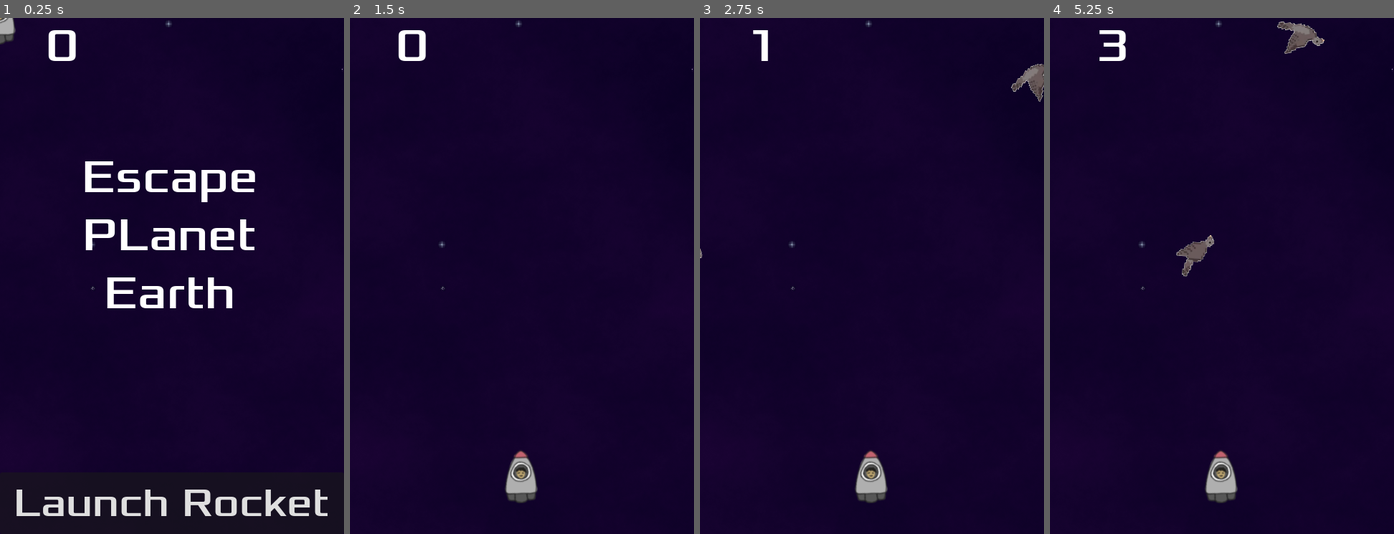
Above: before the commit, frames 1-4 (left to right).
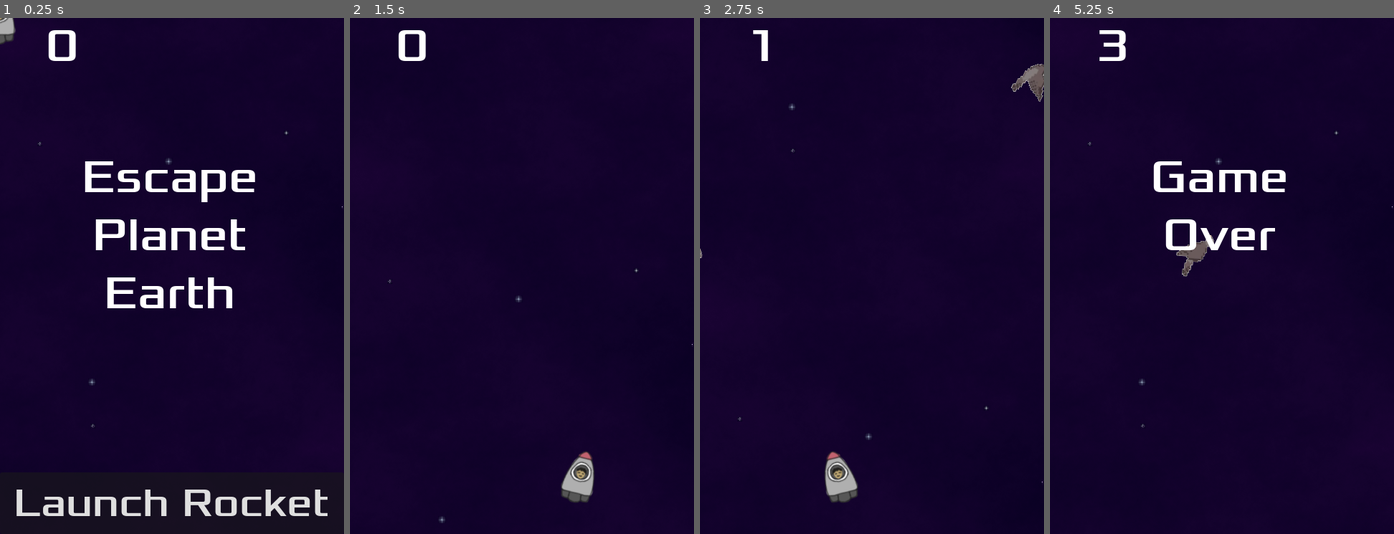
Above: after the commit, the same moments.

Repository: siddydutta/DYHTG-2024-SpaceEscape
Game: Godot game, scene res://main.tscn
Two runs of this game, one before a commit and one after it. Both use one fixed random seed, a clock stepped at 60 frames per second and the inputs below.
Inputs:
- Up to frame 1 (0.25 s): no input
- Up to frame 2 (1.5 s): click "Launch Rocket" at 0.5 s; hold Right (move_right) from 1.28 s (still down)
- Up to frame 3 (2.75 s): release Right (move_right) at 2.03 s; hold Left (move_left) from 2.03 s (still down)
- Up to frame 4 (5.25 s): release Left (move_left) at 2.78 s; hold Right (move_right) 2.78-4.28 s; hold Left (move_left) from 4.28 s (still down)

The runs differ from the first frame. In frame 1, 1.5% of the frame differs, in the area x 11-100%, y 0-80%; in frame 2, 1.5%; in frame 3, 1.5%; in frame 4, 2.9%, in the area x 11-100%, y 0-95%.

Commit message:
adding scrolling shader to background

Diff:
--- a/hud.tscn
+++ b/hud.tscn
@@ -22,7 +22,7 @@
 theme_override_fonts/font = ExtResource("1_58que")
 theme_override_font_sizes/font_size = 64
 text = "Escape
-PLanet
+Planet
 Earth"
 horizontal_alignment = 1
 autowrap_mode = 2
--- a/main.tscn
+++ b/main.tscn
@@ -1,9 +1,13 @@
-[gd_scene load_steps=7 format=3 uid="uid://b24eit6703syq"]
+[gd_scene load_steps=9 format=3 uid="uid://b24eit6703syq"]
 
 [ext_resource type="PackedScene" uid="uid://bqds5kpqglm8d" path="res://Player.tscn" id="1_iwmrs"]
 [ext_resource type="Script" path="res://main.gd" id="1_t4vn5"]
-[ext_resource type="PackedScene" uid="uid://bwyetln3p16c4" path="res://Background/BackGround.tscn" id="2_t3buh"]
+[ext_resource type="Shader" path="res://scroll.gdshader" id="2_htj57"]
+[ext_resource type="Texture2D" uid="uid://pl11u3ua1kpo" path="res://Background/space background.png" id="3_ety76"]
 [ext_resource type="PackedScene" uid="uid://degj6m0gu6v8h" path="res://hud.tscn" id="4_6nxef"]
+
+[sub_resource type="ShaderMaterial" id="ShaderMaterial_byheq"]
+shader = ExtResource("2_htj57")
 
 [sub_resource type="Curve2D" id="Curve2D_euxua"]
 _data = {
@@ -20,7 +24,12 @@
 [node name="Main" type="Node"]
 script = ExtResource("1_t4vn5")
 
-[node name="BackGround" parent="." instance=ExtResource("2_t3buh")]
+[node name="Pattern" type="TextureRect" parent="."]
+texture_repeat = 2
+material = SubResource("ShaderMaterial_byheq")
+offset_right = 2048.0
+offset_bottom = 1536.0
+texture = ExtResource("3_ety76")
 
 [node name="Player" parent="." instance=ExtResource("1_iwmrs")]
 
--- a/player.gd
+++ b/player.gd
@@ -3,7 +3,7 @@
 signal power_up_collected  # For when the player collects a power-up
 
 @export var speed = 400 # How fast the player will move (pixels/sec).
-@export var gesture_flag = true
+@export var gesture_flag = false
 var screen_size # Size of the game window.
 var server: UDPServer
 
--- /dev/null
+++ b/scroll.gdshader
@@ -0,0 +1,5 @@
+shader_type canvas_item;
+
+void vertex() {
+	UV.y -= TIME*.5;
+}
